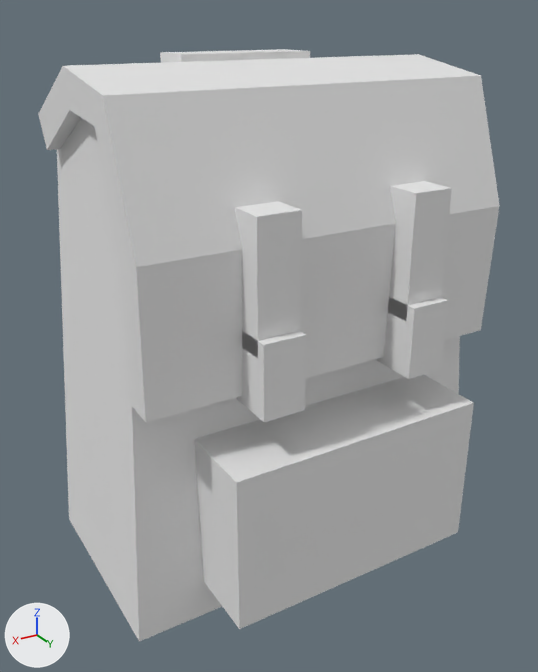
The FBX model assets/loot_bag/SM_LootBackpack.fbx as it was, and as the next commit left it.
Rendered twice from a camera (50 mm lens) standing at (0.239, 0.4, 0.349) and looking at (0.003, 0.007, 0.152). The axes (+X, +Y, +Z) are drawn at lower left. The lights are the same throughout. The picture after the commit comes second.

Names of what the first picture shows: 'SM_LootBackpack'.
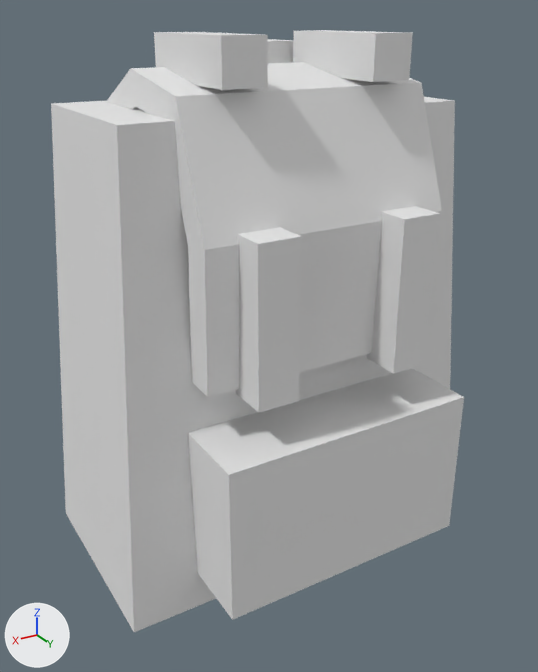
The change, as a diff of the scene's bpy script:
```diff
--- a/assets/loot_bag/SM_LootBackpack.fbx.py
+++ b/assets/loot_bag/SM_LootBackpack.fbx.py
@@ me_sm_lootbackpack @@
 # used by ob_sm_lootbackpack; location = (0.0, 0.0, 0.0)
-me_sm_lootbackpack.from_pydata(...)  # 100 vertices, 160 faces; spans x -0.13..0.13, y -0.11..0.11, z 0.0..0.328
+me_sm_lootbackpack.from_pydata(...)  # 100 vertices, 160 faces; spans x -0.13..0.13, y -0.102..0.102, z 0.0..0.34
+# me_sm_lootbackpack part 1: the loose piece of 8 vertices spanning x -0.13..0.13, y -0.075..0.065, z 0.0..0.3 is moved by (0.0, -0.008, 0.0)
+# me_sm_lootbackpack part 2: the loose piece of 8 vertices spanning x -0.085..0.085, y 0.05..0.11, z 0.025..0.125 is moved by (0.0, -0.008, 0.0)
+# me_sm_lootbackpack part 3: the loose piece of 8 vertices spanning x -0.063..-0.037, y 0.07..0.101, z 0.15..0.195 is scaled about its middle by (1, 0.839, 2.11), then moved by (0.003, -0.008, 0.025)
+# me_sm_lootbackpack part 4: the loose piece of 8 vertices spanning x -0.063..-0.037, y 0.07..0.095, z 0.185..0.26 is scaled about its middle by (1, 3.28, 0.333), then moved by (0.003, -0.067, 0.105)
+# me_sm_lootbackpack part 5: the loose piece of 8 vertices spanning x 0.037..0.063, y 0.07..0.101, z 0.15..0.195 is scaled about its middle by (1, 0.839, 2.11), then moved by (-0.003, -0.008, 0.025)
+# me_sm_lootbackpack part 6: the loose piece of 8 vertices spanning x 0.037..0.063, y 0.07..0.095, z 0.185..0.26 is scaled about its middle by (1, 3.28, 0.333), then moved by (-0.003, -0.067, 0.105)
+# me_sm_lootbackpack part 7: the loose piece of 8 vertices spanning x -0.045..0.045, y -0.053..-0.023, z 0.295..0.328 is scaled about its middle by (0.933, 1, 1.09), then moved by (0.0, -0.01, 0.005)
+# me_sm_lootbackpack part 8: 44 of 100 vertices moved; they spanned x -0.12..0.12, y -0.11..0.08, z 0.02..0.325 and now span x -0.082..0.082, y -0.102..0.072, z 0.02..0.322; mean shift (0.0, -0.003, 0.0); largest move (0.12, -0.001, 0.303) -> (0.08, -0.011, 0.302)
 me_sm_lootbackpack.materials.append(mat_m_lootbackpack)
```

Changed parts and their boxes [x1, y1, x2, y2] in the pictures (538 x 672 px; the box of a moved part takes in the faces that stretch with it):
'SM_LootBackpack', reshaped (11% narrower): before [38, 49, 500, 641]; after [51, 30, 464, 632]
part 1 of me_sm_lootbackpack, moved or reshaped: before [57, 118, 460, 641]; after [51, 97, 455, 632]
part 2 of me_sm_lootbackpack, moved or reshaped: before [194, 375, 474, 629]; after [188, 368, 464, 620]
part 3 of me_sm_lootbackpack, moved or reshaped: before [376, 297, 448, 379]; after [367, 206, 440, 374]
part 4 of me_sm_lootbackpack, moved or reshaped: before [388, 181, 452, 318]; after [293, 30, 413, 82]
part 5 of me_sm_lootbackpack, moved or reshaped: before [236, 331, 306, 422]; after [236, 227, 302, 413]
part 6 of me_sm_lootbackpack, moved or reshaped: before [235, 201, 302, 358]; after [154, 32, 268, 90]
part 7 of me_sm_lootbackpack, moved or reshaped: before [160, 49, 310, 63]; after [268, 39, 293, 63]
part 8 of me_sm_lootbackpack, moved or reshaped: before [38, 54, 500, 422]; after [106, 62, 442, 397]
